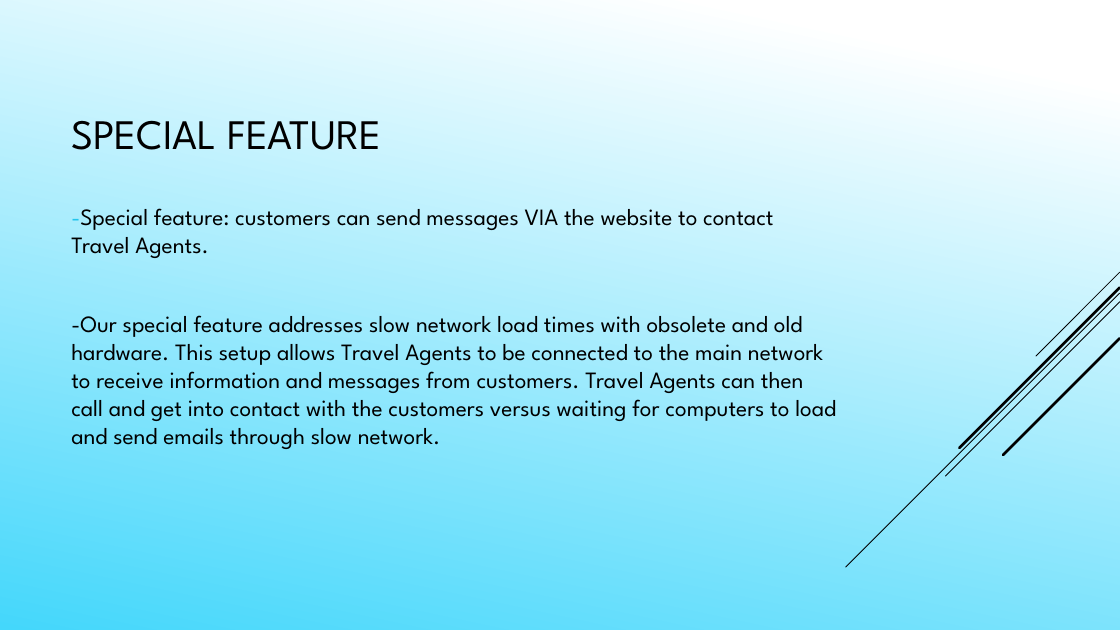
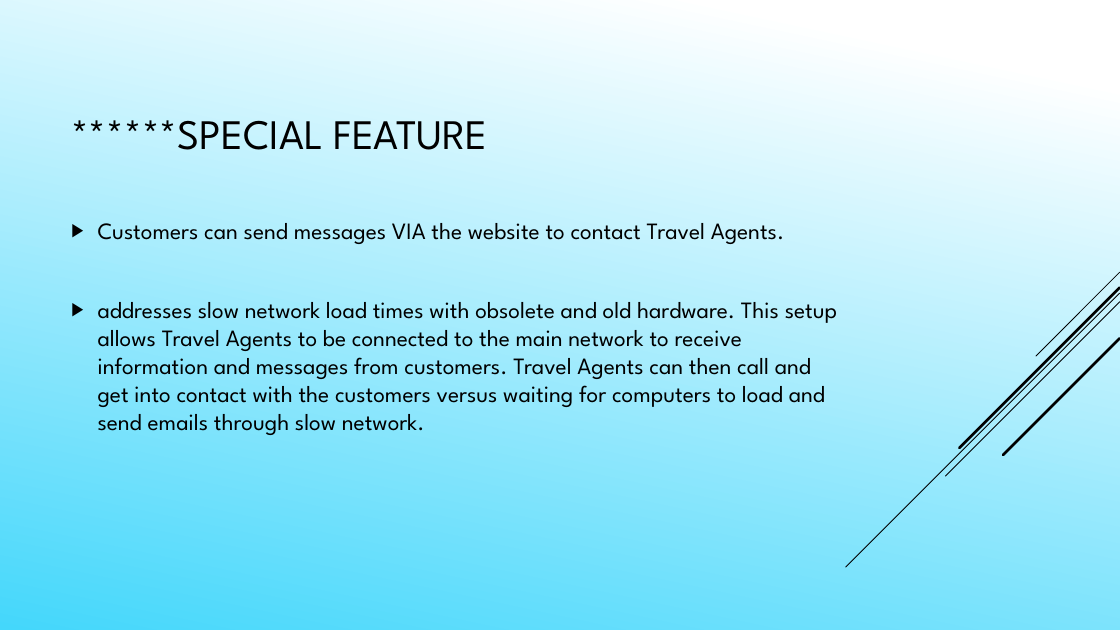
Before and after one commit to Daefikio/OOD2018Team2pro, a slide deck: slide 8 of Presentation Powerpoint.pptx. Drawn at 1120x630 pixels with LibreOffice and Linux fonts; fonts in the diff are those of the drawing. Boxes give left, top, right and bottom in pixels: in the first picture for what was removed or moved away, otherwise in the second. Text is boxed around its words. In the diff, an @@ line names an element or a change of style, - is before the commit and + after.

```diff
--- a/Presentation Powerpoint.pptx
+++ b/Presentation Powerpoint.pptx
@@ title at (71,120,488,150): text changed @@
-SPECIAL FEATURE
+******SPECIAL FEATURE
@@ text at (98,223,837,435): text changed @@
--Special feature: customers can send messages VIA the website to contact Travel Agents.
--Our special feature addresses slow network load times with obsolete and old hardware. This setup allows Travel Agents to be connected to the main network to receive information and messages from customers. Travel Agents can then call and get into contact with the customers versus waiting for computers to load and send emails through slow network.
+▶ Customers can send messages VIA the website to contact Travel Agents.
+▶ addresses slow network load times with obsolete and old hardware. This setup allows Travel Agents to be connected to the main network to receive information and messages from customers. Travel Agents can then call and get into contact with the customers versus waiting for computers to load and send emails through slow network.
```
Also in this commit, not shown: 9 other slides changed, 3 slides added, 2 slides removed, 1 other file.
